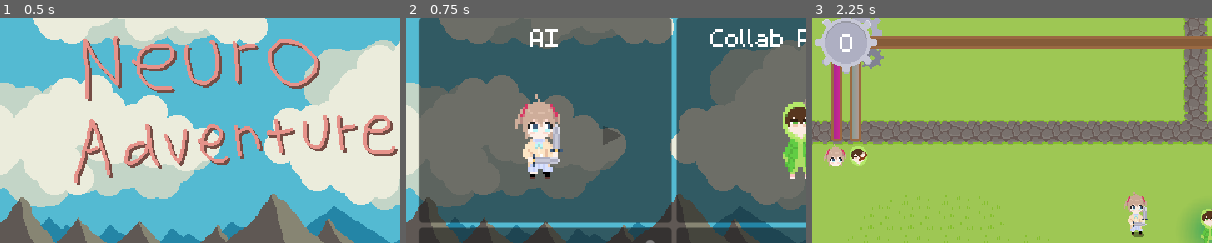
Above: before the commit, frames 1-3 (left to right).
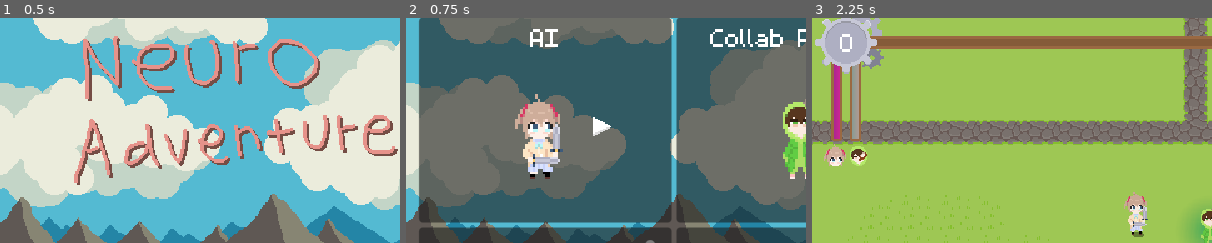
Above: after the commit, the same moments.

Repository: KotgeDev/Neuro-Adventures
Game: Godot game, scene res://scenes/ui/menu.tscn
Same seed, same stepped clock (60 frames per second), same inputs: the game is played once before the commit and once after it.
Inputs (mouse positions are % of the whole screen's width and height, from its top left):
- Up to frame 1 (0.5 s): no input
- Up to frame 2 (0.75 s): click "Start" at 0.5 s
- Up to frame 3 (2.25 s): click (28, 29) at 1.27 s; click "Start" at 2 s
The pictures show only the part of the screen within x 0-50%, y 3-53%; the shares and areas given below are measured in that part.

Frame 1 is identical in both runs. In frame 2, 0.4% of the frame differs, in the area x 46-54%, y 44-57%; in frame 3, nothing differs.

Commit message:
Evillll!!!!!!

Diff:
--- a/scenes/ui/character_choice_menu.tscn
+++ b/scenes/ui/character_choice_menu.tscn
@@ -1,12 +1,14 @@
-[gd_scene load_steps=8 format=3 uid="uid://c026lmxt4wojd"]
+[gd_scene load_steps=10 format=3 uid="uid://c026lmxt4wojd"]
 
 [ext_resource type="Texture2D" uid="uid://cwiayaenixuu8" path="res://assets/ui/cover_image_no_title.png" id="1_7k7ia"]
 [ext_resource type="Script" path="res://scripts/ui/character_choice_menu.gd" id="1_cty1m"]
 [ext_resource type="Texture2D" uid="uid://c1ussrvj1xucu" path="res://assets/characters/ais/neuro_idle_sheet.png" id="3_2itik"]
-[ext_resource type="Texture2D" uid="uid://c5by2m716h6dc" path="res://assets/ui/next_button.png" id="4_lwjh5"]
 [ext_resource type="Script" path="res://scripts/ui/button_with_sfx.gd" id="4_q3rg1"]
+[ext_resource type="Texture2D" uid="uid://c5d0obvai8g6t" path="res://assets/characters/ais/evil_idle_sheet.png" id="4_xdlj1"]
 [ext_resource type="Texture2D" uid="uid://bcl8r38dmiu4i" path="res://assets/characters/collab_partners/vedal_idle_sheet.png" id="5_bw6oa"]
+[ext_resource type="PackedScene" uid="uid://w84o3jud0826" path="res://scenes/ui/next_button.tscn" id="5_qnvlg"]
 [ext_resource type="Texture2D" uid="uid://b6ufng6tk6opd" path="res://assets/maps/farm_icon.png" id="6_3at8l"]
+[ext_resource type="Texture2D" uid="uid://cn3jw7mtepsf1" path="res://assets/ui/next_button_disabled.png" id="7_nnivg"]
 
 [node name="CharacterChoiceMenu" type="Control"]
 layout_mode = 3
@@ -47,26 +49,32 @@
 layout_mode = 2
 size_flags_horizontal = 3
 
-[node name="Sprite2D" type="Sprite2D" parent="VBoxContainer/HBoxContainer/Panel"]
+[node name="Neuro" type="Sprite2D" parent="VBoxContainer/HBoxContainer/Panel"]
 position = Vector2(99, 71.5)
 scale = Vector2(2, 2)
 texture = ExtResource("3_2itik")
 hframes = 4
 
-[node name="Sprite2D2" type="TextureRect" parent="VBoxContainer/HBoxContainer/Panel"]
+[node name="Evil" type="Sprite2D" parent="VBoxContainer/HBoxContainer/Panel"]
+visible = false
+position = Vector2(99, 71.5)
+scale = Vector2(2, 2)
+texture = ExtResource("4_xdlj1")
+hframes = 4
+
+[node name="AISelectionButton" parent="VBoxContainer/HBoxContainer/Panel" instance=ExtResource("5_qnvlg")]
 layout_mode = 1
 anchors_preset = -1
 anchor_left = 0.86
-anchor_top = 0.58
-anchor_right = 1.0
-anchor_bottom = 0.64
-offset_left = -32.0
-offset_top = -16.0
-offset_bottom = 16.0
+anchor_top = 0.56
+anchor_right = 1.0
+anchor_bottom = 0.58
+offset_left = -40.0
+offset_top = -20.0
+offset_right = 0.0
+offset_bottom = 20.0
 grow_horizontal = 0
 grow_vertical = 2
-texture = ExtResource("4_lwjh5")
-stretch_mode = 2
 
 [node name="Panel2" type="Panel" parent="VBoxContainer/HBoxContainer"]
 layout_mode = 2
@@ -90,7 +98,7 @@
 offset_bottom = 16.0
 grow_horizontal = 0
 grow_vertical = 2
-texture = ExtResource("4_lwjh5")
+texture = ExtResource("7_nnivg")
 stretch_mode = 2
 
 [node name="Panel3" type="Panel" parent="VBoxContainer/HBoxContainer"]
@@ -125,7 +133,7 @@
 offset_bottom = 16.0
 grow_horizontal = 0
 grow_vertical = 2
-texture = ExtResource("4_lwjh5")
+texture = ExtResource("7_nnivg")
 stretch_mode = 2
 
 [node name="HBoxContainer2" type="HBoxContainer" parent="VBoxContainer"]
@@ -273,5 +281,6 @@
 text = "Start"
 script = ExtResource("4_q3rg1")
 
+[connection signal="pressed" from="VBoxContainer/HBoxContainer/Panel/AISelectionButton" to="." method="_on_ai_selection_button_pressed"]
 [connection signal="pressed" from="ReturnButton" to="." method="_on_return_button_pressed"]
 [connection signal="pressed" from="StartButton" to="." method="_on_start_button_pressed"]
--- /dev/null
+++ b/scenes/ui/next_button.tscn
@@ -0,0 +1,17 @@
+[gd_scene load_steps=5 format=3 uid="uid://w84o3jud0826"]
+
+[ext_resource type="Texture2D" uid="uid://c5by2m716h6dc" path="res://assets/ui/next_button.png" id="1_gx87h"]
+[ext_resource type="Texture2D" uid="uid://dd42fyvppr1pa" path="res://assets/ui/next_button_pressed.png" id="2_gtf7h"]
+[ext_resource type="Texture2D" uid="uid://cn3jw7mtepsf1" path="res://assets/ui/next_button_disabled.png" id="3_8o3oc"]
+[ext_resource type="BitMap" uid="uid://buf70d01tyetn" path="res://assets/ui/next_button_clip_mask.png" id="4_nutmc"]
+
+[node name="TextureButton" type="TextureButton"]
+offset_left = 142.0
+offset_top = 78.5
+offset_right = 182.0
+offset_bottom = 118.5
+texture_normal = ExtResource("1_gx87h")
+texture_pressed = ExtResource("2_gtf7h")
+texture_hover = ExtResource("2_gtf7h")
+texture_disabled = ExtResource("3_8o3oc")
+texture_click_mask = ExtResource("4_nutmc")
--- a/scripts/achievements/victory_achievements_display.gd
+++ b/scripts/achievements/victory_achievements_display.gd
@@ -46,6 +46,7 @@
 # Called every frame. 'delta' is the elapsed time since the previous frame.
 func _process(delta: float) -> void:
 	if active and Input.is_action_just_pressed("close_screen"):
+		active = false
 		var tween = get_tree().create_tween()
 		tween.set_pause_mode(Tween.TWEEN_PAUSE_PROCESS)
 		close_victory_achievement_screen.emit()
--- a/scripts/options/saved_options.gd
+++ b/scripts/options/saved_options.gd
@@ -9,6 +9,19 @@
 	BORDERLESS_FULL_SCREEN
 }
 
+enum CollabPartnerSelection {
+	VEDAL
+}
+
+enum AISelection {
+	NEURO,
+	EVIL
+}
+
+enum MapSelection {
+	THE_FARM
+}
+
 var save_path = "user://saved_options.save"
 
 #region SETTINGS
@@ -17,7 +30,9 @@
 	"sfx_volume": 1.0,
 	"music_volume": 1.0,
 	"fps_counter": false,
-	"full_health_effect": true
+	"full_health_effect": true,
+	"ai_selected": 0,
+	"collab_partner_selected": 0
 }
 #endregion
 
@@ -30,6 +45,10 @@
 	if FileAccess.file_exists(save_path):
 		var file = FileAccess.open(save_path, FileAccess.READ)
 		settings = file.get_var()
+		if not settings.has("ai_selected"):
+			settings.ai_selected = 0
+		if not settings.has("collab_partner_selected"):
+			settings.collab_partner_selected = 0
 	else:
 		save_data()
 
--- a/scripts/shared/globals.gd
+++ b/scripts/shared/globals.gd
@@ -1,8 +1,4 @@
 extends Node
-
-var current_collab_partner = WhichCollabPartner.VEDAL
-var current_ai = WhichAI.NEURO
-var current_map = WhichMap.THE_FARM
 
 #region Enums
 enum UpgradeType {
@@ -16,17 +12,6 @@
 	OWNED_BY_ENEMY
 }
 
-enum WhichCollabPartner {
-	VEDAL
-}
-
-enum WhichAI {
-	NEURO
-}
-
-enum WhichMap {
-	THE_FARM
-}
 #endregion
 
 ## connect function to this signal if an action
--- a/scripts/ui/character_choice_menu.gd
+++ b/scripts/ui/character_choice_menu.gd
@@ -8,3 +8,8 @@
 
 func _on_start_button_pressed():
 	get_tree().change_scene_to_file("res://scenes/maps/farm.tscn")
+
+func _on_ai_selection_button_pressed():
+	$VBoxContainer/HBoxContainer/Panel/Neuro.visible = false
+	$VBoxContainer/HBoxContainer/Panel/Evil.visible = true
+	$VBoxContainer/HBoxContainer/Panel/AISelectionButton.disabled = true
--- a/scripts/upgrades/upgrade_manager.gd
+++ b/scripts/upgrades/upgrade_manager.gd
@@ -224,11 +224,11 @@
 	var collab_partner_db: Array
 	var ai_db: Array
 
-	match Globals.current_collab_partner:
-		Globals.WhichCollabPartner.VEDAL: collab_partner_db = vedal_upgrades_db
-
-	match Globals.current_ai:
-		Globals.WhichAI.NEURO: ai_db = neuro_upgrades_db
+	match SavedOptions.settings.collab_partner_selected:
+		SavedOptions.CollabPartnerSelection.VEDAL: collab_partner_db = vedal_upgrades_db
+
+	match SavedOptions.settings.ai_selected:
+		SavedOptions.AISelection.NEURO: ai_db = neuro_upgrades_db
 
 	merge_character_upgrade_db(collab_partner_db)
 	lvl_up(collab_partner_db[0])
Binary file added: assets/characters/ais/evil_idle_sheet.png
Not shown, added: assets/characters/ais/evil_idle_sheet.png.import
Binary file changed: assets/ui/next_button.png
Binary file added: assets/ui/next_button_clip_mask.png
Not shown, added: assets/ui/next_button_clip_mask.png.import
Binary file added: assets/ui/next_button_disabled.png
Not shown, added: assets/ui/next_button_disabled.png.import
Binary file added: assets/ui/next_button_pressed.png
Not shown, added: assets/ui/next_button_pressed.png.import
